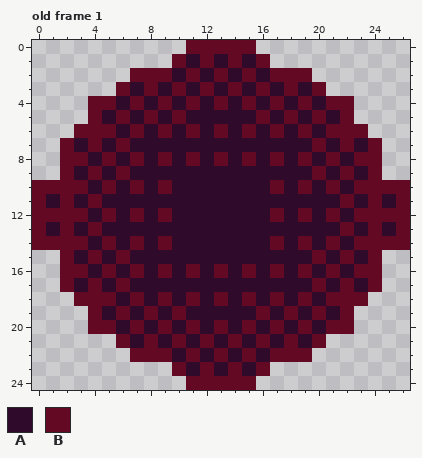
Two versions of one pixel-art file, Succubus/Sprites/Steps.aseprite. Above is the file before it was changed.
27x25 pixels, 16 frames. Shown: old frame 1. The commit also changed other frames, which this record leaves out.
Palette (. is transparent): A #300a2b  B #640924
Pixels before, old frame 1, first column x 0:
 0 ...........BBBBB...........
 1 ..........BABABAB..........
 2 .......BBBABABABABBB.......
 3 ......BABABABABABABAB......
 4 ....BBABABABABABABABABB....
 5 ....BABABABAAAAABABABAB....
 6 ...BBBABABABABABABABABBB...
 7 ..BABABAAAAAAAAAAAAABABAB..
 8 ..BBABABABABABABABABABABB..
 9 ..BABABAAAAAAAAAAAAABABAB..
10 BBBBABABABAAAAAAABABABABBBB
11 BABABAAAAAAAAAAAAAAAAABABAB
12 BBBBABABABAAAAAAABABABABBBB
13 BABABAAAAAAAAAAAAAAAAABABAB
14 BBBBABABABAAAAAAABABABABBBB
15 ..BABABAAAAAAAAAAAAABABAB..
16 ..BBABABABABABABABABABABB..
17 ..BABABAAAAAAAAAAAAABABAB..
18 ...BBBABABABABABABABABBB...
19 ....BABABABAAAAABABABAB....
20 ....BBABABABABABABABABB....
21 ......BABABABABABABAB......
22 .......BBBABABABABBB.......
23 ..........BABABAB..........
24 ...........BBBBB...........
New version:
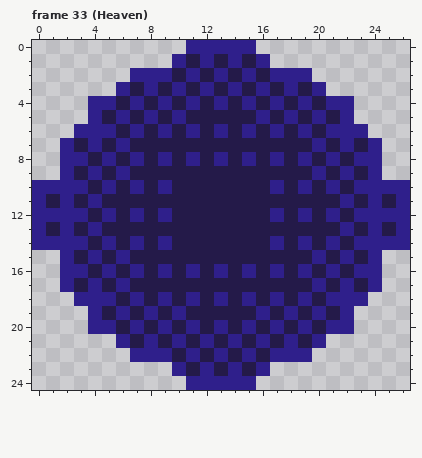
A new or re-ordered frame is compared with the old frame closest to it.
The edit:
frames 16 -> 48
colour A: #300a2b -> #241a49
colour B: #640924 -> #2f1f8b
